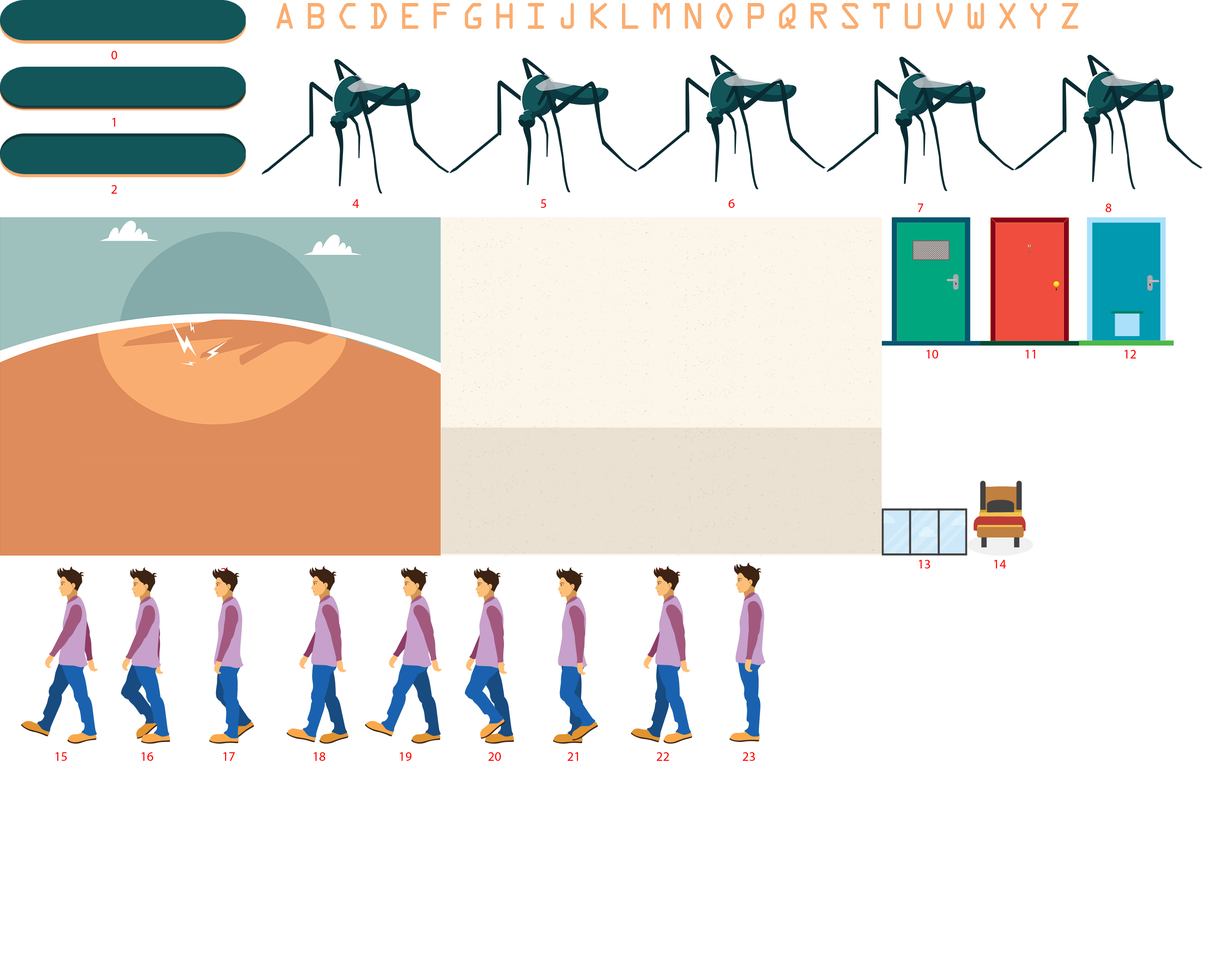
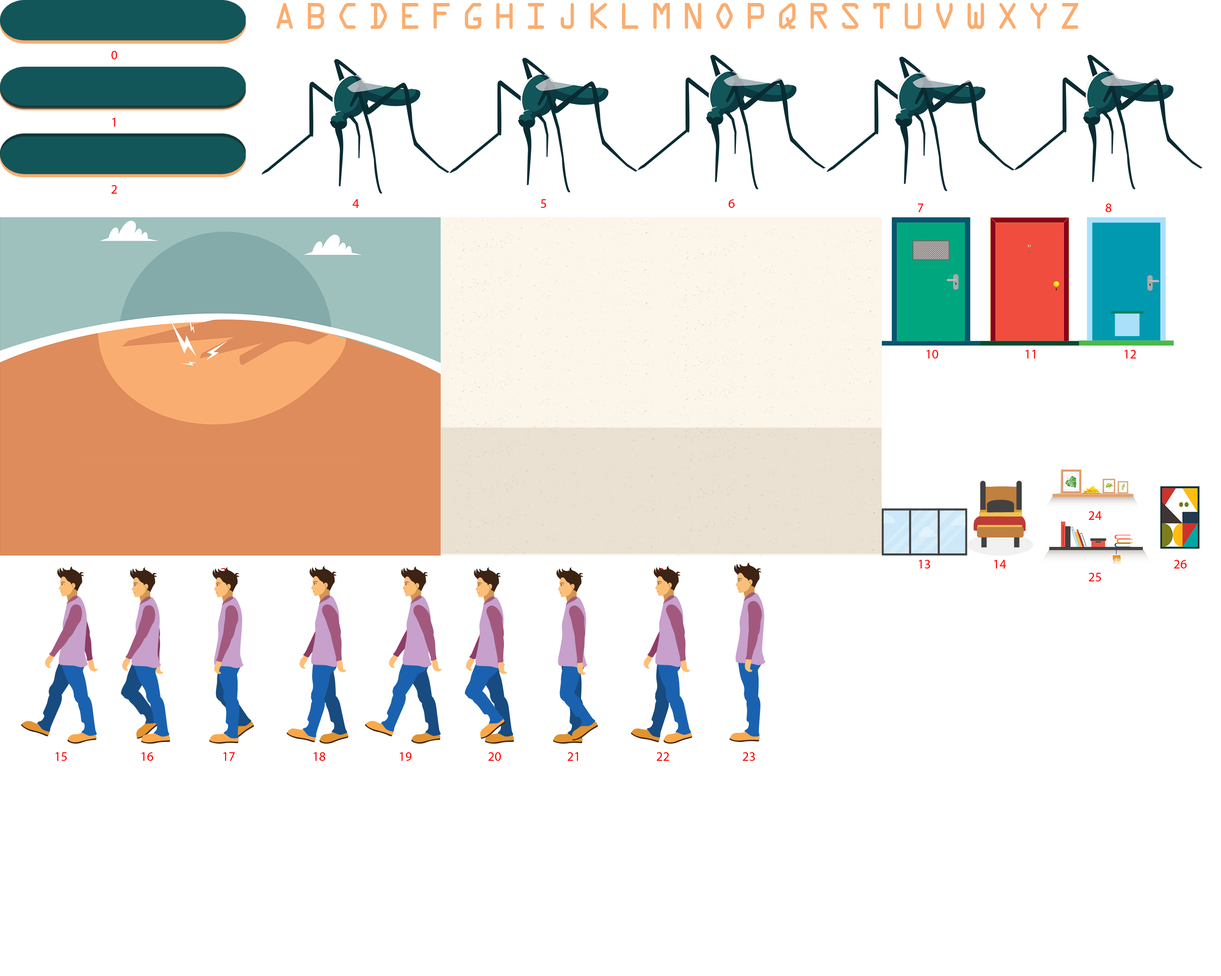
Before/after of a 1221x976 layered artwork. What changed in the layer stack:
added layer "showpieceTwo" in group "Group 1" over [1041, 521, 1151, 565]
added layer "showpieceThree" in group "Group 1" over [1160, 486, 1200, 549]
added layer "showpieceOne" in group "Group 1" over [1045, 469, 1140, 507]
added layer "24" above "26" over [1088, 511, 1102, 520]
added layer "26" above "25" over [1173, 559, 1187, 569]
added layer "25" above "14" over [1088, 572, 1101, 582]
